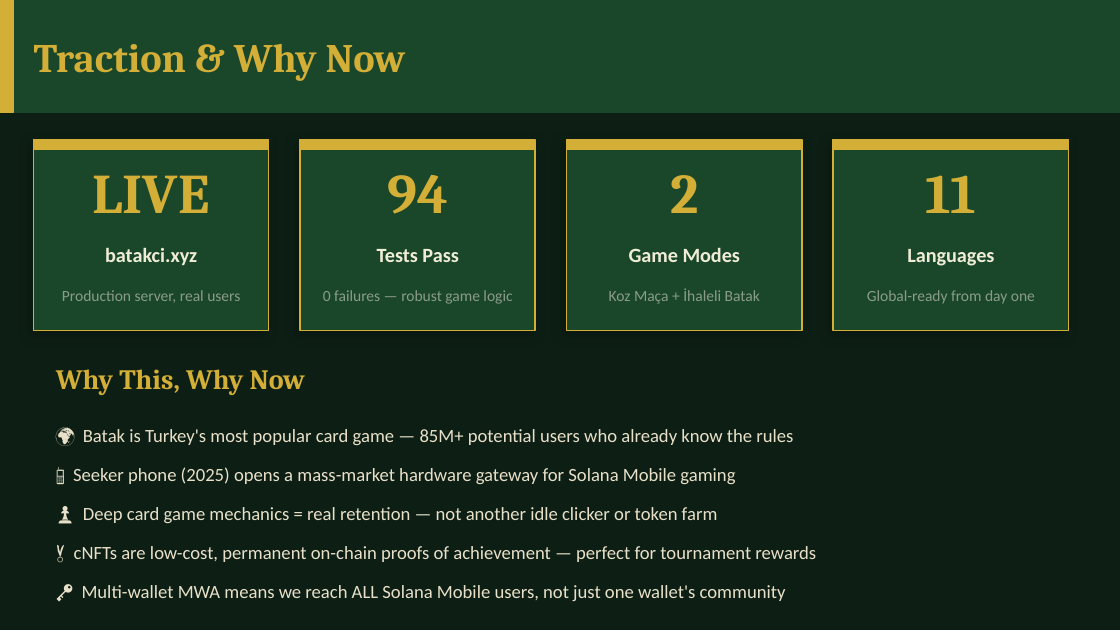
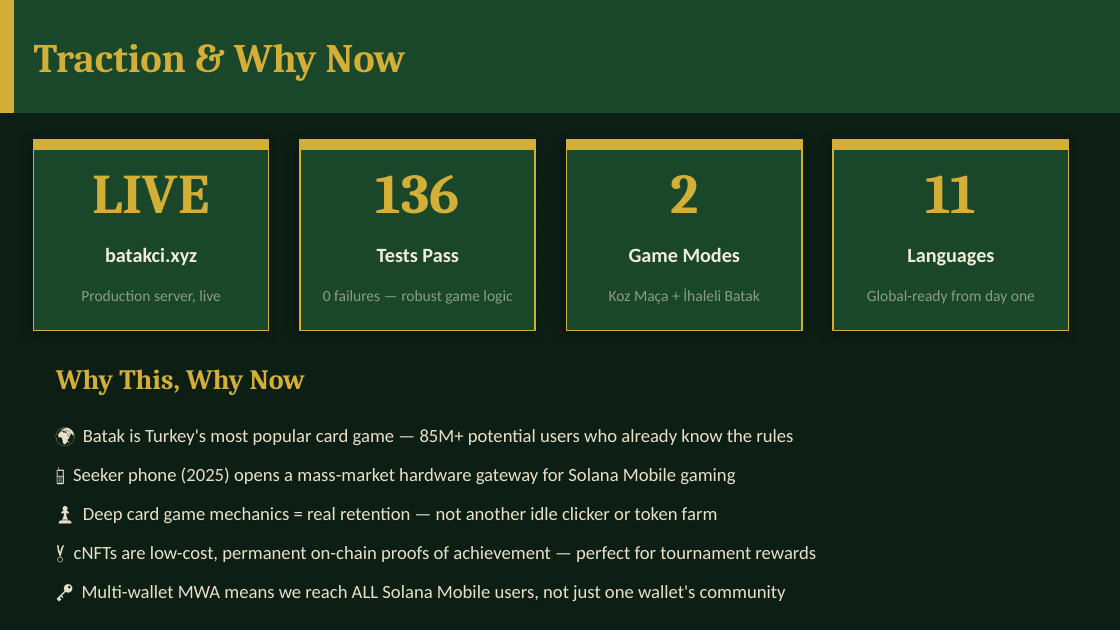
Before and after one commit to mesahin001/batak, a slide deck: slide 6 of demo/batak_pitch_deck.pptx. Drawn at 1120x630 pixels with LibreOffice and Linux fonts; fonts in the diff are those of the drawing. Boxes give left, top, right and bottom in pixels: in the first picture for what was removed or moved away, otherwise in the second. Text is boxed around its words. In the diff, an @@ line names an element or a change of style, - is before the commit and + after.

```diff
--- a/demo/batak_pitch_deck.pptx
+++ b/demo/batak_pitch_deck.pptx
@@ text at (376, 175, 460, 214): text changed @@
-94
+136
@@ text at (81, 290, 221, 303): text changed @@
-Production server, real users
+Production server, live
```
Also in this commit, not shown: 3 other slides changed.
